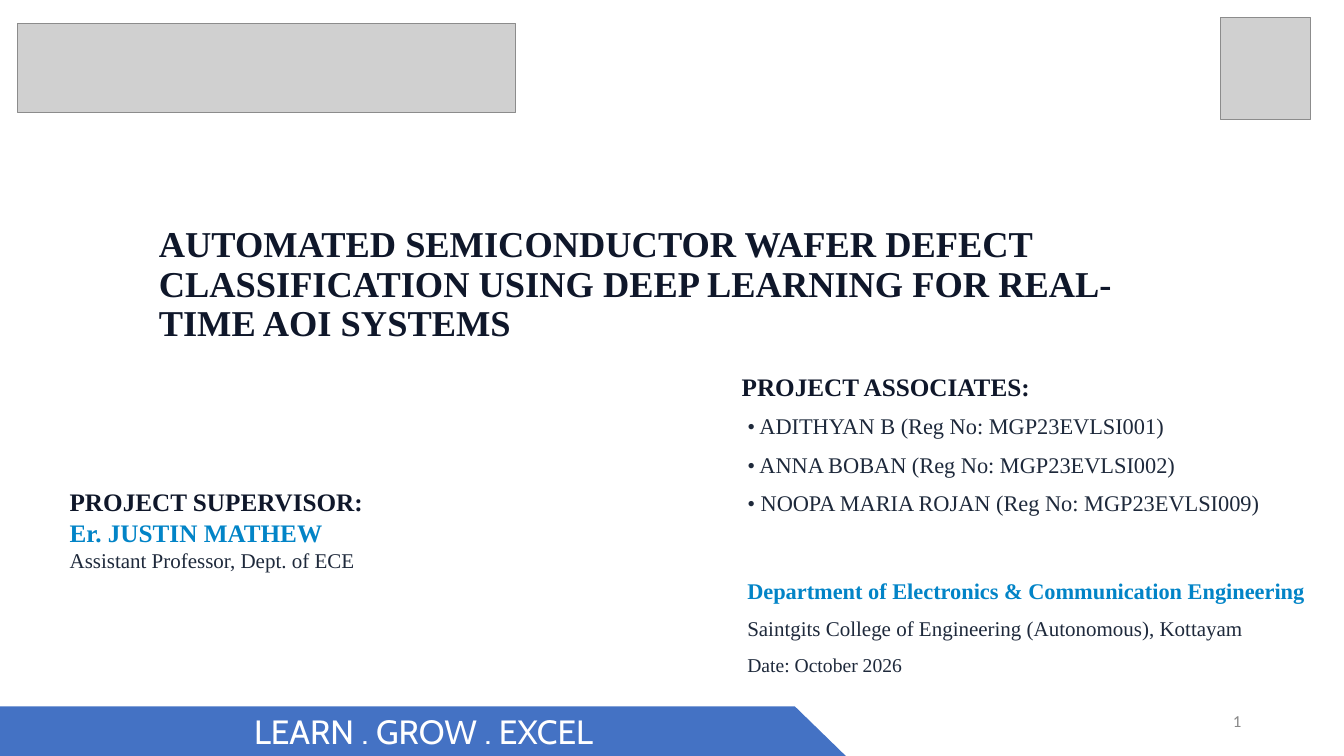
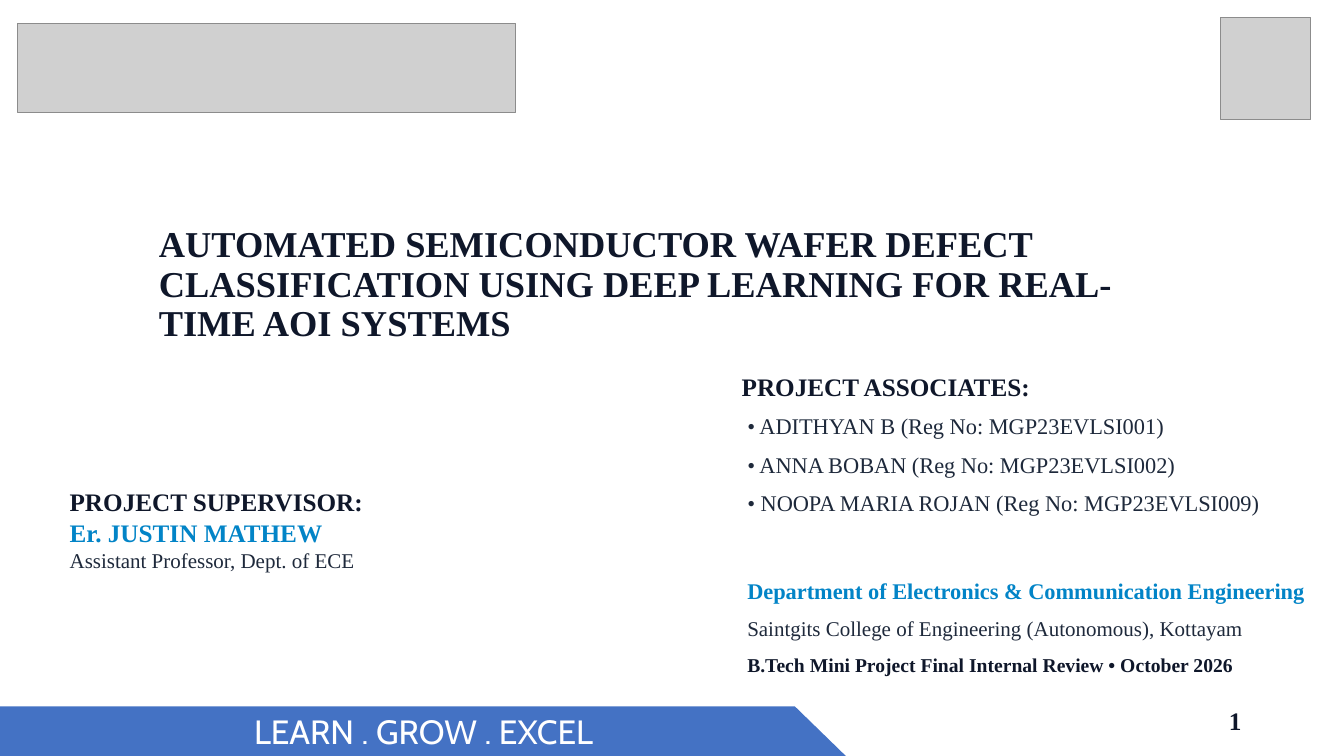
Before and after one commit to Ad1thh/semiconductor-defect-classification, a slide deck: slide 1 of Final_Review_Mini_Project_Semiconductor_Defects.pptx. Drawn at 1344x756 pixels with LibreOffice and Linux fonts; fonts in the diff are those of the drawing; grey boxes stand for pictures. Boxes give left, top, right and bottom in pixels: in the first picture for what was removed or moved away, otherwise in the second. Text is boxed around its words. In the diff, an @@ line names an element or a change of style, - is before the commit and + after.

Commit message:
Align Final Internal Review 11-slide presentation, update web slide deck and demo footer

```diff
--- a/Final_Review_Mini_Project_Semiconductor_Defects.pptx
+++ b/Final_Review_Mini_Project_Semiconductor_Defects.pptx
@@ subtitle at (747,658,1232,676): text changed; text colour #1E293B to #0F172A; bold on @@
-Date: October 2026
+B.Tech Mini Project Final Internal Review • October 2026
@@ text "1" at (1229,713,1242,730): size 12 to 18 pt, font Calibri to Times New Roman, text colour #888888 to #0F172A, bold on @@
```
Also in this commit, not shown: 8 other slides changed, 2 slides added, 6 slides removed, 6 other files.
